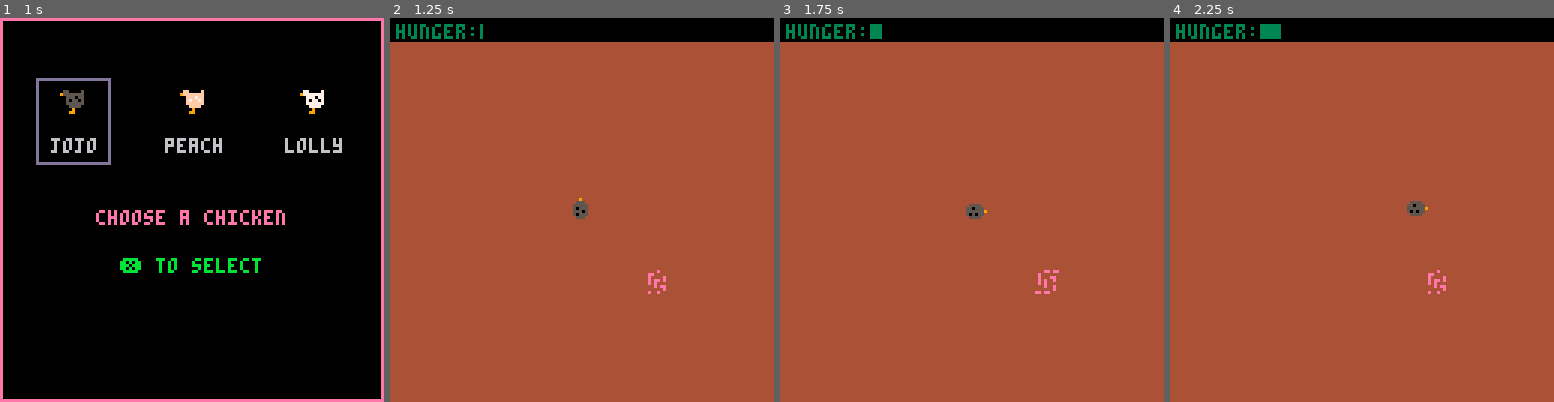
Above: before the commit, frames 1-4 (left to right).
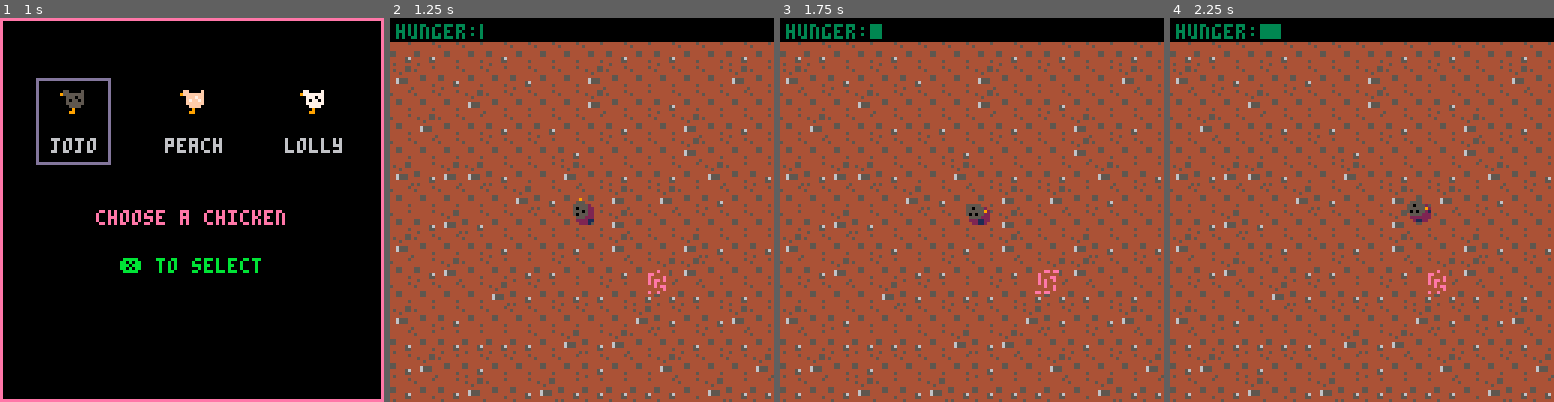
Above: after the commit, the same moments.

Repository: mranisavljevic/ChickenChomp
Game: PICO-8 cartridge chickens.p8
Two runs of this game, one before a commit and one after it. Both use one fixed random seed, a clock stepped at 60 frames per second and the inputs below.
Inputs:
- Up to frame 1 (1 s): tap X (X key) at 0.33 s; tap O (Z key) at 0.7 s
- Up to frame 2 (1.25 s): tap X (X key) at 1.07 s
- Up to frame 3 (1.75 s): hold Right from 1.6 s (still down); tap O (Z key) at 1.7 s
- Up to frame 4 (2.25 s): tap X (X key) at 1.85 s; release Right at 2.1 s; tap O (Z key) at 2.1 s; hold Up from 2.15 s (still down)

Frame 1 is identical in both runs. In frame 2, 13% of the frame differs, in the area x 0-100%, y 6-100%; in frame 3, 13%; in frame 4, 13%.

Commit message:
try with prebuilt map and chicken shadow

Diff:
--- a/chickens.p8
+++ b/chickens.p8
@@ -13,6 +13,8 @@
 
 coop={}
 worm={}
+
+shdw={}
 
 function _init()
 	cls()
@@ -32,7 +34,9 @@
  chicken.hngr=0
  chicken.tmr=0
  chicken.tot=0
+ chicken.sprt=2
  make_worms()
+ set_shadow()
 end
 
 function _update()
@@ -41,6 +45,13 @@
 
 function _draw()
 	state.draw()
+end
+
+function set_shadow()
+	shdw[4]=2
+	shdw[5]=1
+	shdw[6]=13
+	shdw[14]=4
 end
 
 function draw_tutorial()
@@ -147,6 +158,7 @@
 	draw_ground()
 	--draw_coop()
 	draw_worms()
+	draw_shadow()
 	draw_chicken()
 	draw_hngr()
 	--debug_mvmt()
@@ -279,11 +291,69 @@
 			flip_y=last_dir==3
 		end
 	end
+	chicken.sprt=sprite
 	spr(sprite,chicken.x,chicken.y,1,1,flip_x,flip_y)
 end
 
+function draw_shadow()
+	local l={}
+	l.x=chicken.x
+	l.y=chicken.y
+	l.x+=1
+	l.y+=1
+
+	local s=chicken.sprt
+
+	if(chicken.sprt<10) then
+		local r=1
+		local c=1
+
+		for x=r,6 do
+			for y=c,7 do
+				if(x==1 and y==1) then
+					--skip
+				elseif(x==6 and y==1) then
+					--skip
+				elseif(x==1 and y==7) then
+					--skip
+				elseif(x==6 and y==7) then
+					--skip
+				else
+					--ok, do it
+					local clr=pget(l.x+x,l.y+y)
+					local new=shdw[clr]
+					pset(l.x+x,l.y+y,new)
+				end
+			end
+		end
+	else
+		local r=1
+		local c=2
+
+		for x=r,7 do
+			for y=c,7 do
+				if(x==1 and y==2) then
+					--skip
+				elseif(x==7 and y==2) then
+					--skip
+				elseif(x==1 and y==7) then
+					--skip
+				elseif(x==7 and y==7) then
+					--skip
+				else
+					--ok, do it
+					local clr=pget(l.x+x,l.y+y)
+					local new=shdw[clr]
+					pset(l.x+x,l.y+y,new)
+				end
+			end
+		end
+	end
+end
+
 function draw_ground()
-	rectfill(0,8,127,127,4)
+	--rectfill(0,8,127,127,4)
+	map(0,0,0,8,128/8,(128/8)-1)
 end
 
 function make_worms()
@@ -386,22 +456,22 @@
 
 
 __gfx__
-000000000550000500090000000900000ff0000f0009000000090000077000070009000000090000000000000000000000000000000000000000000000000000
-000000009555555500555000005550009fffffff00fff00000fff000977777770077700000777000000000000000000000000000000000000000000000000000
-0070070000555855055555000555550000fff7ff0fffff000fffff00007778770777770007777700000000000000000000000000000000000000000000000000
-0007700000585585058555005585555000f7ff7f0f7fff00ff7ffff0007877870787770077877770000000000000000000000000000000000000000000000000
-0007700000555555055585005555855000ffffff0fff7f00ffff7ff0007777770777870077778770000000000000000000000000000000000000000000000000
-00700700000555500585550050855050000ffff00f7fff00f07ff0f0000777700787770070877070000000000000000000000000000000000000000000000000
-000000000000900000555000005550000000900000fff00000fff000000090000077700000777000000000000000000000000000000000000000000000000000
-00000000000990000000000000000000000990000000000000000000000990000000000000000000000000000000000000000000000000000000000000000000
-00000000000000000000000000000000000000000000000000000000000000000000000000000000000000000000000000000000000000000000000000000000
-000000000000000000000000000555000000000000000000000fff00000000000000000000077700000000000000000000000000000000000000000000000000
-000000000000000000555500005550000000000000ffff0000fff000000000000077770000777000000000000000000000000000000000000000000000000000
-00000000000000000555855005558550000000000fff7ff00fff7ff0000000000777877007778770000000000000000000000000000000000000000000000000
-00000000000000009555555095555550000000009ffffff09ffffff0000000009777777097777770000000000000000000000000000000000000000000000000
-00000000000000000558585005585850000000000ff7f7f00ff7f7f0000000000778787007787870000000000000000000000000000000000000000000000000
-000000000000000000555500005550000000000000ffff0000fff000000000000077770000777000000000000000000000000000000000000000000000000000
-000000000000000000000000000555000000000000000000000fff00000000000000000000077700000000000000000000000000000000000000000000000000
+000000000550000500090000000900000ff0000f0009000000090000077000070009000000090000000000004444445444444454444445540000000000000000
+000000009555555500555000005550009fffffff00fff00000fff000977777770077700000777000000000005444444444444444454445540000000000000000
+0070070000555855055555000555550000fff7ff0fffff000fffff00007778770777770007777700000000004444444444444444444544440000000000000000
+0007700000585585058555005585555000f7ff7f0f7fff00ff7ffff0007877870787770077877770000000004455444455444444444444440000000000000000
+0007700000555555055585005555855000ffffff0fff7f00ffff7ff0007777770777870077778770000000004455444455444444446555440000000000000000
+00700700000555500585550050855050000ffff00f7fff00f07ff0f0000777700787770070877070000000004444444444444564446555440000000000000000
+000000000000900000555000005550000000900000fff00000fff000000090000077700000777000000000004444445444444554444444440000000000000000
+00000000000990000000000000000000000990000000000000000000000990000000000000000000000000004444444445444444444444450000000000000000
+00000000000000000000000000000000000000000000000000000000000000000000000000000000000000000000000000000000000000000000000000000000
+000000000055500000000000000555000000000000000000000fff00000000000000000000077700000000000000000000000000000000000000000000000000
+000000000550550000555500005550000000000000ffff0000fff000000000000077770000777000000000000000000000000000000000000000000000000000
+00000000055555000555855005558550000000000fff7ff00fff7ff0000000000777877007778770000000000000000000000000000000000000000000000000
+00000000005050009555555095555550000000009ffffff09ffffff0000000009777777097777770000000000000000000000000000000000000000000000000
+00000000055555000558585005585850000000000ff7f7f00ff7f7f0000000000778787007787870000000000000000000000000000000000000000000000000
+000000000050500000555500005550000000000000ffff0000fff000000000000077770000777000000000000000000000000000000000000000000000000000
+000000000005000000000000000555000000000000000000000fff00000000000000000000077700000000000000000000000000000000000000000000000000
 ddaaaaaaddddddddddddddddaaaaaaaaaaaaaaaa4444e444444ee4ee4444e4440000000000000000000000000000000000000000000000000000000000000000
 dda5aaaaddddddddddddddddaaaaaaaaa5aaaaaa4ee444444e444444ee4444440000000000000000000000000000000000000000000000000000000000000000
 ddaaaaaaddaaaaaaa5aaaaaaa5aa5aaaaaa5aaaa4e4444e44e444ee44e4444e40000000000000000000000000000000000000000000000000000000000000000
@@ -519,165 +589,165 @@
 0000000000000000000000000000000000000000000000000000000000000000000000000000000000000000000000000000000000000000000000000000000000000000000000000000000000000000000000000000000000000000000000000000000000000000000000000000000000000000000000000000000000000000
 0000000000000000000000000000000000000000000000000000000000000000000000000000000000000000000000000000000000000000000000000000000000000000000000000000000000000000000000000000000000000000000000000000000000000000000000000000000000000000000000000000000000000000
 __map__
-0000000000000000000000000000000000000000000000000000000000000000000000000000000000000000000000000000000000000000000000000000000000000000000000000000000000000000000000000000000000000000000000000000000000000000000000000000000000000000000000000000000000000000
-0000000000000000000000000000000000000000000000000000000000000000000000000000000000000000000000000000000000000000000000000000000000000000000000000000000000000000000000000000000000000000000000000000000000000000000000000000000000000000000000000000000000000000
-0000000000000000000000000000000000000000000000000000000000000000000000000000000000000000000000000000000000000000000000000000000000000000000000000000000000000000000000000000000000000000000000000000000000000000000000000000000000000000000000000000000000000000
-0000000000000000000000000000000000000000000000000000000000000000000000000000000000000000000000000000000000000000000000000000000000000000000000000000000000000000000000000000000000000000000000000000000000000000000000000000000000000000000000000000000000000000
-0000000000000000000000000000000000000000000000000000000000000000000000000000000000000000000000000000000000000000000000000000000000000000000000000000000000000000000000000000000000000000000000000000000000000000000000000000000000000000000000000000000000000000
-0000000000000000000000000000000000000000000000000000000000000000000000000000000000000000000000000000000000000000000000000000000000000000000000000000000000000000000000000000000000000000000000000000000000000000000000000000000000000000000000000000000000000000
-0000000000000000000000000000000000000000000000000000000000000000000000000000000000000000000000000000000000000000000000000000000000000000000000000000000000000000000000000000000000000000000000000000000000000000000000000000000000000000000000000000000000000000
-0000000000000000000000000000000000000000000000000000000000000000000000000000000000000000000000000000000000000000000000000000000000000000000000000000000000000000000000000000000000000000000000000000000000000000000000000000000000000000000000000000000000000000
-0000000000000000000000000000000000000000000000000000000000000000000000000000000000000000000000000000000000000000000000000000000000000000000000000000000000000000000000000000000000000000000000000000000000000000000000000000000000000000000000000000000000000000
-0000000000000000000000000000000000000000000000000000000000000000000000000000000000000000000000000000000000000000000000000000000000000000000000000000000000000000000000000000000000000000000000000000000000000000000000000000000000000000000000000000000000000000
-0000000000000000000000000000000000000000000000000000000000000000000000000000000000000000000000000000000000000000000000000000000000000000000000000000000000000000000000000000000000000000000000000000000000000000000000000000000000000000000000000000000000000000
-0000000000000000000000000000000000000000000000000000000000000000000000000000000000000000000000000000000000000000000000000000000000000000000000000000000000000000000000000000000000000000000000000000000000000000000000000000000000000000000000000000000000000000
-0000000000000000000000000000000000000000000000000000000000000000000000000000000000000000000000000000000000000000000000000000000000000000000000000000000000000000000000000000000000000000000000000000000000000000000000000000000000000000000000000000000000000000
-0000000000000000000000000000000000000000000000000000000000000000000000000000000000000000000000000000000000000000000000000000000000000000000000000000000000000000000000000000000000000000000000000000000000000000000000000000000000000000000000000000000000000000
-0000000000000000000000000000000000000000000000000000000000000000000000000000000000000000000000000000000000000000000000000000000000000000000000000000000000000000000000000000000000000000000000000000000000000000000000000000000000000000000000000000000000000000
-0000000000000000000000000000000000000000000000000000000000000000000000000000000000000000000000000000000000000000000000000000000000000000000000000000000000000000000000000000000000000000000000000000000000000000000000000000000000000000000000000000000000000000
-0000000000000000000000000000000000000000000000000000000000000000000000000000000000000000000000000000000000000000000000000000000000000000000000000000000000000000000000000000000000000000000000000000000000000000000000000000000000000000000000000000000000000000
-0000000000000000000000000000000000000000000000000000000000000000000000000000000000000000000000000000000000000000000000000000000000000000000000000000000000000000000000000000000000000000000000000000000000000000000000000000000000000000000000000000000000000000
-0000000000000000000000000000000000000000000000000000000000000000000000000000000000000000000000000000000000000000000000000000000000000000000000000000000000000000000000000000000000000000000000000000000000000000000000000000000000000000000000000000000000000000
-0000000000000000000000000000000000000000000000000000000000000000000000000000000000000000000000000000000000000000000000000000000000000000000000000000000000000000000000000000000000000000000000000000000000000000000000000000000000000000000000000000000000000000
-0000000000000000000000000000000000000000000000000000000000000000000000000000000000000000000000000000000000000000000000000000000000000000000000000000000000000000000000000000000000000000000000000000000000000000000000000000000000000000000000000000000000000000
-0000000000000000000000000000000000000000000000000000000000000000000000000000000000000000000000000000000000000000000000000000000000000000000000000000000000000000000000000000000000000000000000000000000000000000000000000000000000000000000000000000000000000000
-0000000000000000000000000000000000000000000000000000000000000000000000000000000000000000000000000000000000000000000000000000000000000000000000000000000000000000000000000000000000000000000000000000000000000000000000000000000000000000000000000000000000000000
-0000000000000000000000000000000000000000000000000000000000000000000000000000000000000000000000000000000000000000000000000000000000000000000000000000000000000000000000000000000000000000000000000000000000000000000000000000000000000000000000000000000000000000
-0000000000000000000000000000000000000000000000000000000000000000000000000000000000000000000000000000000000000000000000000000000000000000000000000000000000000000000000000000000000000000000000000000000000000000000000000000000000000000000000000000000000000000
-0000000000000000000000000000000000000000000000000000000000000000000000000000000000000000000000000000000000000000000000000000000000000000000000000000000000000000000000000000000000000000000000000000000000000000000000000000000000000000000000000000000000000000
-0000000000000000000000000000000000000000000000000000000000000000000000000000000000000000000000000000000000000000000000000000000000000000000000000000000000000000000000000000000000000000000000000000000000000000000000000000000000000000000000000000000000000000
-0000000000000000000000000000000000000000000000000000000000000000000000000000000000000000000000000000000000000000000000000000000000000000000000000000000000000000000000000000000000000000000000000000000000000000000000000000000000000000000000000000000000000000
-0000000000000000000000000000000000000000000000000000000000000000000000000000000000000000000000000000000000000000000000000000000000000000000000000000000000000000000000000000000000000000000000000000000000000000000000000000000000000000000000000000000000000000
-0000000000000000000000000000000000000000000000000000000000000000000000000000000000000000000000000000000000000000000000000000000000000000000000000000000000000000000000000000000000000000000000000000000000000000000000000000000000000000000000000000000000000000
-0000000000000000000000000000000000000000000000000000000000000000000000000000000000000000000000000000000000000000000000000000000000000000000000000000000000000000000000000000000000000000000000000000000000000000000000000000000000000000000000000000000000000000
-0000000000000000000000000000000000000000000000000000000000000000000000000000000000000000000000000000000000000000000000000000000000000000000000000000000000000000000000000000000000000000000000000000000000000000000000000000000000000000000000000000000000000000
-…(130 lines of a section not shown)…
+0c0c0b0b0c0b0b0b0b0c0b0c0b0b0c0b00000000000000000000000000000000000000000000000000000000000000000000000000000000000000000000000000000000000000000000000000000000000000000000000000000000000000000000000000000000000000000000000000000000000000000000000000000000
+0d0b0c0b0b0c0b0b0d0b0b0b0b0b0d0b00000000000000000000000000000000000000000000000000000000000000000000000000000000000000000000000000000000000000000000000000000000000000000000000000000000000000000000000000000000000000000000000000000000000000000000000000000000
+0b0b0b0d0b0b0b0b0d0b0b0c0b0b0b0b00000000000000000000000000000000000000000000000000000000000000000000000000000000000000000000000000000000000000000000000000000000000000000000000000000000000000000000000000000000000000000000000000000000000000000000000000000000
+0b0d0b0b0c0b0c0b0b0c0b0b0d0b0c0b00000000000000000000000000000000000000000000000000000000000000000000000000000000000000000000000000000000000000000000000000000000000000000000000000000000000000000000000000000000000000000000000000000000000000000000000000000000
+0b0b0b0b0b0b0b0c0b0b0b0b0d0b0b0b00000000000000000000000000000000000000000000000000000000000000000000000000000000000000000000000000000000000000000000000000000000000000000000000000000000000000000000000000000000000000000000000000000000000000000000000000000000
+0d0c0d0d0c0b0b0d0b0c0b0c0b0d0b0c00000000000000000000000000000000000000000000000000000000000000000000000000000000000000000000000000000000000000000000000000000000000000000000000000000000000000000000000000000000000000000000000000000000000000000000000000000000
+0b0b0b0b0b0d0c0b0b0d0b0d0b0c0b0b00000000000000000000000000000000000000000000000000000000000000000000000000000000000000000000000000000000000000000000000000000000000000000000000000000000000000000000000000000000000000000000000000000000000000000000000000000000
+0b0c0d0c0b0b0b0b0b0d0b0b0b0b0b0b00000000000000000000000000000000000000000000000000000000000000000000000000000000000000000000000000000000000000000000000000000000000000000000000000000000000000000000000000000000000000000000000000000000000000000000000000000000
+0d0b0b0b0c0b0b0c0b0d0b0b0d0c0b0c0a000000000000000000000000000000000000000000000000000000000000000000000000000000000000000000000000000000000000000000000000000000000000000000000000000000000000000000000000000000000000000000000000000000000000000000000000000000
+0b0c0d0b0b0c0c0b0b0c0b0d0d0b0b0b0a000000000000000000000000000000000000000000000000000000000000000000000000000000000000000000000000000000000000000000000000000000000000000000000000000000000000000000000000000000000000000000000000000000000000000000000000000000
+0b0b0b0b0d0c0b0c0c0b0c0c0c0b0c0b0a000000000000000000000000000000000000000000000000000000000000000000000000000000000000000000000000000000000000000000000000000000000000000000000000000000000000000000000000000000000000000000000000000000000000000000000000000000
+0d0b0c0b0b0b0b0b0b0b0d0c0b0c0d0b0a000000000000000000000000000000000000000000000000000000000000000000000000000000000000000000000000000000000000000000000000000000000000000000000000000000000000000000000000000000000000000000000000000000000000000000000000000000
+0c0b0c0c0c0c0b0d0c0d0b0b0c0b0c0b0a000000000000000000000000000000000000000000000000000000000000000000000000000000000000000000000000000000000000000000000000000000000000000000000000000000000000000000000000000000000000000000000000000000000000000000000000000000
+0c0d0b0c0b0b0b0b0c0b0b0d0b0b0b0d00000000000000000000000000000000000000000000000000000000000000000000000000000000000000000000000000000000000000000000000000000000000000000000000000000000000000000000000000000000000000000000000000000000000000000000000000000000
+0c0b0c0d0b0c0d0c0c0c0c0c0b0d0c0c0a000000000000000000000000000000000000000000000000000000000000000000000000000000000000000000000000000000000000000000000000000000000000000000000000000000000000000000000000000000000000000000000000000000000000000000000000000000
+000000000a0a0a0a0a0a0a0a0000000000000000000000000000000000000000000000000000000000000000000000000000000000000000000000000000000000000000000000000000000000000000000000000000000000000000000000000000000000000000000000000000000000000000000000000000000000000000
+0000000000000000000000000000000000000000000000000000000000000000000000000000000000000000000000000000000000000000000000000000000000000000000000000000000000000000000000000000000000000000000000000000000000000000000000000000000000000000000000000000000000000000
+0000000000000000000000000000000000000000000000000000000000000000000000000000000000000000000000000000000000000000000000000000000000000000000000000000000000000000000000000000000000000000000000000000000000000000000000000000000000000000000000000000000000000000
+0000000000000000000000000000000000000000000000000000000000000000000000000000000000000000000000000000000000000000000000000000000000000000000000000000000000000000000000000000000000000000000000000000000000000000000000000000000000000000000000000000000000000000
+0000000000000000000000000000000000000000000000000000000000000000000000000000000000000000000000000000000000000000000000000000000000000000000000000000000000000000000000000000000000000000000000000000000000000000000000000000000000000000000000000000000000000000
+0000000000000000000000000000000000000000000000000000000000000000000000000000000000000000000000000000000000000000000000000000000000000000000000000000000000000000000000000000000000000000000000000000000000000000000000000000000000000000000000000000000000000000
+0000000000000000000000000000000000000000000000000000000000000000000000000000000000000000000000000000000000000000000000000000000000000000000000000000000000000000000000000000000000000000000000000000000000000000000000000000000000000000000000000000000000000000
+0000000000000000000000000000000000000000000000000000000000000000000000000000000000000000000000000000000000000000000000000000000000000000000000000000000000000000000000000000000000000000000000000000000000000000000000000000000000000000000000000000000000000000
+0000000000000000000000000000000000000000000000000000000000000000000000000000000000000000000000000000000000000000000000000000000000000000000000000000000000000000000000000000000000000000000000000000000000000000000000000000000000000000000000000000000000000000
+0000000000000000000000000000000000000000000000000000000000000000000000000000000000000000000000000000000000000000000000000000000000000000000000000000000000000000000000000000000000000000000000000000000000000000000000000000000000000000000000000000000000000000
+0000000000000000000000000000000000000000000000000000000000000000000000000000000000000000000000000000000000000000000000000000000000000000000000000000000000000000000000000000000000000000000000000000000000000000000000000000000000000000000000000000000000000000
+0000000000000000000000000000000000000000000000000000000000000000000000000000000000000000000000000000000000000000000000000000000000000000000000000000000000000000000000000000000000000000000000000000000000000000000000000000000000000000000000000000000000000000
+0000000000000000000000000000000000000000000000000000000000000000000000000000000000000000000000000000000000000000000000000000000000000000000000000000000000000000000000000000000000000000000000000000000000000000000000000000000000000000000000000000000000000000
+0000000000000000000000000000000000000000000000000000000000000000000000000000000000000000000000000000000000000000000000000000000000000000000000000000000000000000000000000000000000000000000000000000000000000000000000000000000000000000000000000000000000000000
+0000000000000000000000000000000000000000000000000000000000000000000000000000000000000000000000000000000000000000000000000000000000000000000000000000000000000000000000000000000000000000000000000000000000000000000000000000000000000000000000000000000000000000
+0000000000000000000000000000000000000000000000000000000000000000000000000000000000000000000000000000000000000000000000000000000000000000000000000000000000000000000000000000000000000000000000000000000000000000000000000000000000000000000000000000000000000000
+0000000000000000000000000000000000000000000000000000000000000000000000000000000000000000000000000000000000000000000000000000000000000000000000000000000000000000000000000000000000000000000000000000000000000000000000000000000000000000000000000000000000000000
+…(130 lines of a section not shown)…
